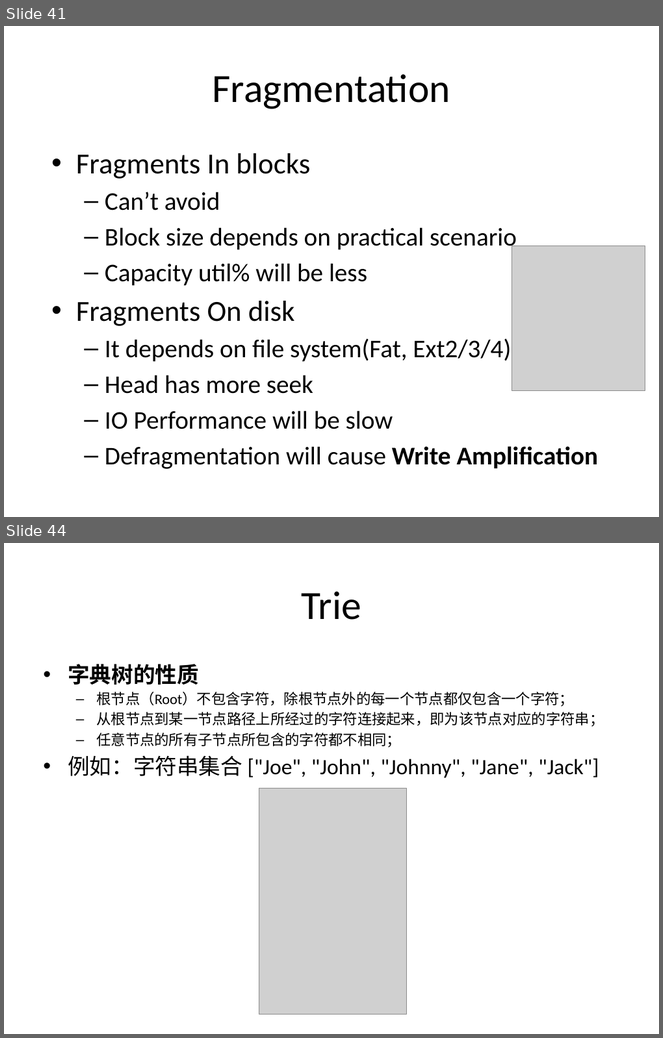
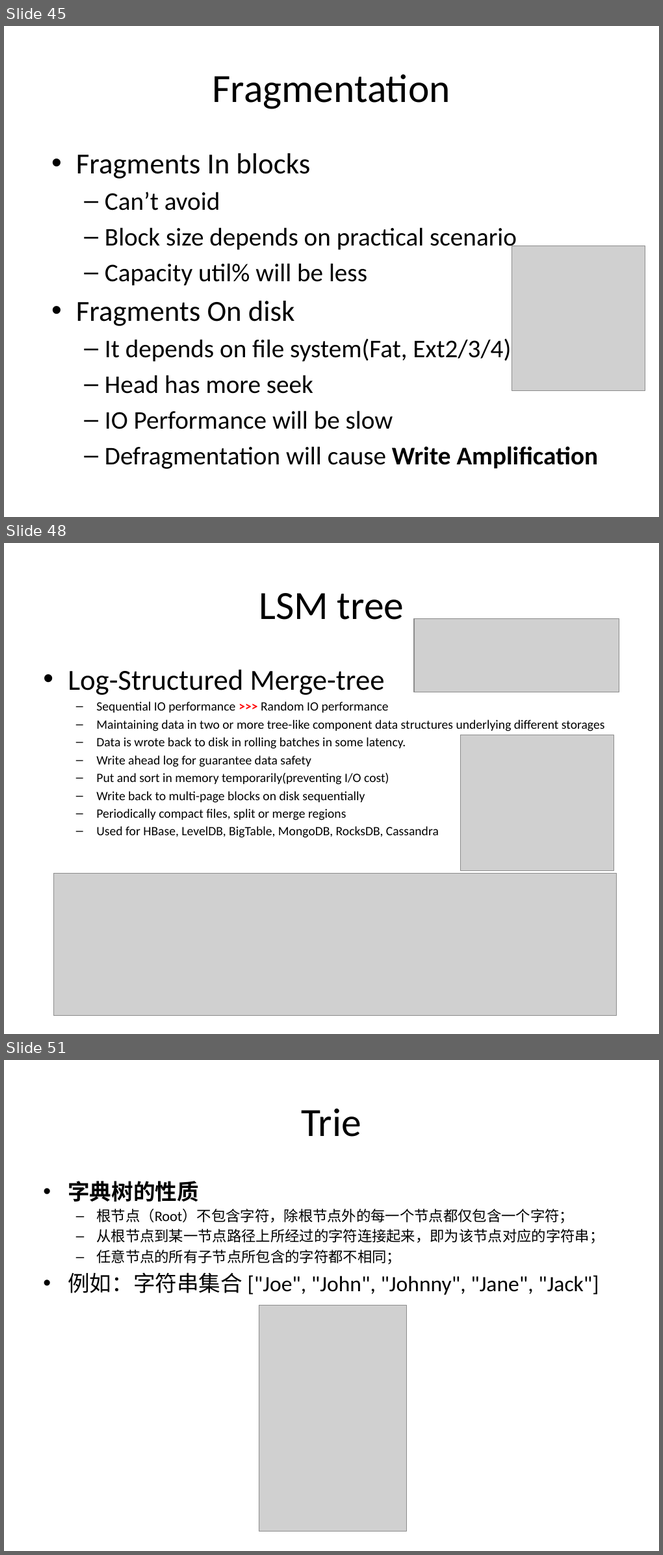
Before and after one commit to guhanjie/Knowledge-sharing, a slide deck: 数据存取模型.pptx. Shown one above the other, each under a label of ours: slides 41 and 44 before the commit, slides 45, 48 and 51 after it; the slides between them are not shown. The pictures are 663x1038 and 663x1555 pixels, drawn with LibreOffice and Linux fonts; fonts in the diff are those of the drawing; grey boxes stand for pictures. Boxes give left, top, right and bottom in pixels: in the first picture for what was removed or moved away, otherwise in the second. Text is boxed around its words. In the diff, an @@ line names an element or a change of style, - is before the commit and + after.

Commit message:
update for data model in memory & disk

```diff
--- a/数据存取模型.pptx
+++ b/数据存取模型.pptx
@@ slide 48 added at (x1=4, y1=543, x2=659, y2=1034), background #FFFFFF @@
@@ title added at (x1=259, y1=593, x2=404, y2=620), 44 pt, text #000000 @@
+LSM tree
@@ picture added at (x1=414, y1=618, x2=620, y2=693) @@
@@ text added at (x1=68, y1=670, x2=605, y2=838), 14 pt, text #000000 @@
+• Log-Structured Merge-tree
+  – Sequential IO performance >>> Random IO performance
+  – Maintaining data in two or more tree-like component data structures underlying different storages
+  – Data is wrote back to disk in rolling batches in some latency.
+  – Write ahead log for guarantee data safety
+  – Put and sort in memory temporarily(preventing I/O cost)
+  – Write back to multi-page blocks on disk sequentially
+  – Periodically compact files, split or merge regions
+  – Used for HBase, LevelDB, BigTable, MongoDB, RocksDB, Cassandra
@@ picture added at (x1=461, y1=735, x2=614, y2=871) @@
@@ picture added at (x1=54, y1=873, x2=617, y2=1016) @@
@@ what was slide 41 is now slide 45 @@
@@ what was slide 44 is now slide 51 @@
```
Also in this commit, not shown: 6 slides changed, 8 other slides added, 3 slides removed.
